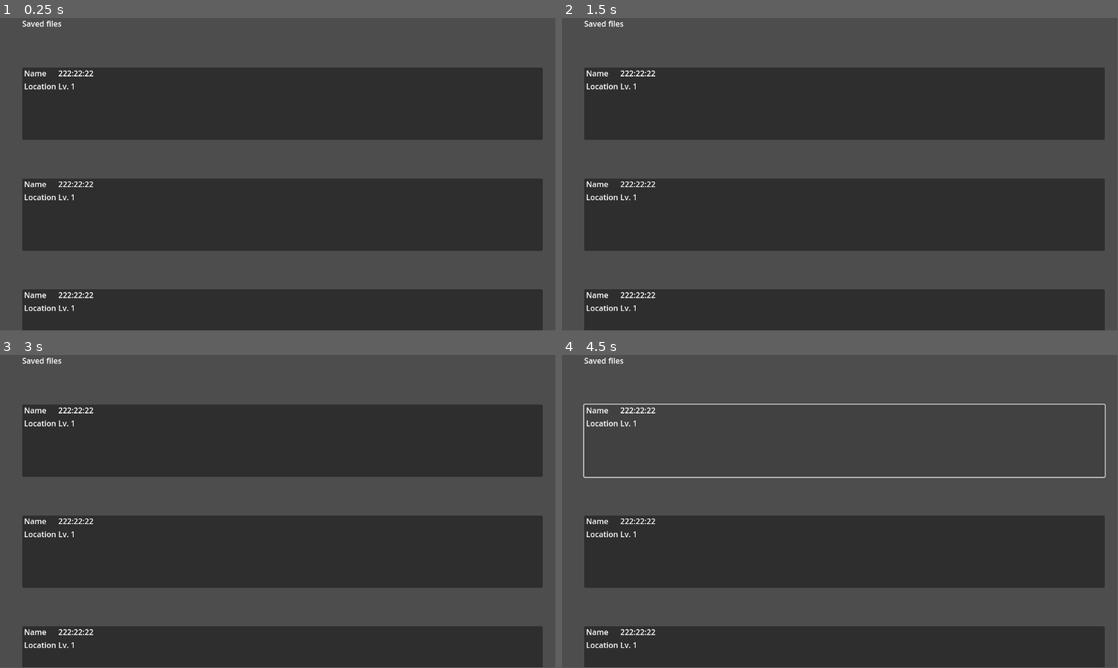
Above: before the commit, frames 1-4 (two rows, left to right).
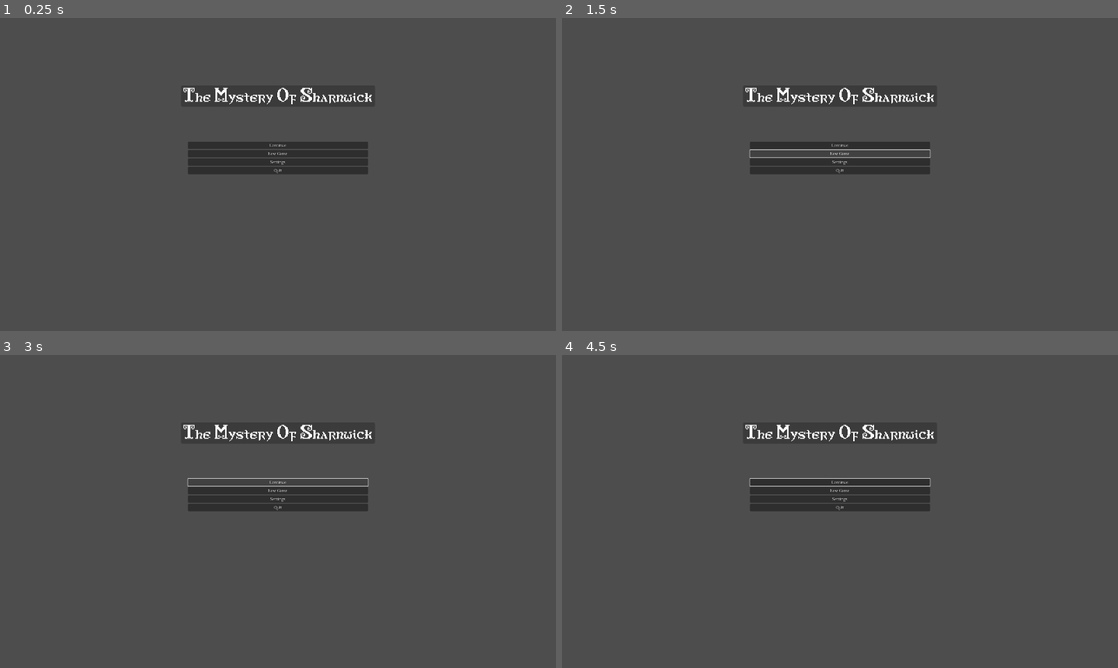
Above: after the commit, the same moments.

Repository: mbaeta8/TheMysteryOfSharnwick_Joc
Game: Godot game, scene res://UI/MainMenu.tscn
Same seed, same stepped clock (60 frames per second), same inputs: the game is played once before the commit and once after it. The project has no main scene, so this scene is started directly.
Inputs (mouse positions are in pixels of both pictures, inside the frame that each line leads up to):
- Up to frame 1 (0.25 s): no input
- Up to frame 2 (1.5 s): click (840, 161) at 0.5 s, where only the run after the commit has a clickable "Settings"; click (840, 152) at 1.25 s, where only the run after the commit has a clickable "New Game"
- Up to frame 3 (3 s): click (278, 489) at 2 s, where only the run after the commit has a clickable "New Game"; click (278, 483) at 2.75 s, where only the run after the commit has a clickable "Continue"
- Up to frame 4 (4.5 s): click (840, 483) at 3.5 s, where only the run after the commit has a clickable "Continue"; click (845, 439) at 4.27 s
In our replay, the window is 799x449 before the commit and 800x450 after it. These sizes can differ from the game's own. Grey fills any space a smaller window leaves; there, only what the larger window draws over its background counts as a difference.

The runs differ from the first frame. In frame 1, 56% of the frame differs, in the area x 4-98%, y 0-100%; in frame 2, 55%; in frame 3, 55%; in frame 4, 38%.

Commit message:
Font/Menu

Diff:
--- a/UI/MainMenu.tscn
+++ b/UI/MainMenu.tscn
@@ -1,15 +1,34 @@
-[gd_scene load_steps=2 format=3 uid="uid://tr15rwosywfi"]
+[gd_scene load_steps=7 format=3 uid="uid://tr15rwosywfi"]
 
 [ext_resource type="PackedScene" path="res://UI/SaveGameButton.tscn" id="1"]
+[ext_resource type="FontFile" uid="uid://rg5dsg648q6u" path="res://Assets/Fonts/antiquity-print.ttf" id="1_bsx4t"]
+[ext_resource type="Script" path="res://UI/main_menu.gd" id="1_gk50g"]
+[ext_resource type="FontFile" uid="uid://c3vchd5158hq2" path="res://Assets/Fonts/Beholden-Regular.ttf" id="2_i8pms"]
+
+[sub_resource type="Theme" id="Theme_u8vvl"]
+default_font = ExtResource("2_i8pms")
+Label/font_sizes/font_size = 39
+Label/fonts/font = ExtResource("1_bsx4t")
+
+[sub_resource type="StyleBoxFlat" id="StyleBoxFlat_gpcd8"]
+bg_color = Color(0, 0, 0, 0.223529)
+corner_radius_top_left = 5
+corner_radius_top_right = 5
+corner_radius_bottom_right = 5
+corner_radius_bottom_left = 5
+expand_margin_left = 8.0
+expand_margin_top = 8.0
+expand_margin_right = 8.0
+expand_margin_bottom = 8.0
 
 [node name="MainMenu" type="CanvasLayer"]
+script = ExtResource("1_gk50g")
 
 [node name="TextureRect" type="TextureRect" parent="."]
 offset_right = 40.0
 offset_bottom = 40.0
 
 [node name="StartMenu" type="Control" parent="."]
-visible = false
 layout_mode = 3
 anchors_preset = 8
 anchor_left = 0.5
@@ -22,15 +41,18 @@
 offset_bottom = 299.0
 grow_horizontal = 2
 grow_vertical = 2
+theme = SubResource("Theme_u8vvl")
 
 [node name="Label" type="Label" parent="StartMenu"]
-layout_mode = 0
+layout_mode = 1
+anchors_preset = 5
 anchor_left = 0.5
 anchor_right = 0.5
-offset_left = -311.0
-offset_top = 31.0
-offset_right = 311.0
-offset_bottom = 45.0
+offset_left = -327.0
+offset_right = 327.0
+offset_bottom = 57.0
+grow_horizontal = 2
+theme_override_styles/normal = SubResource("StyleBoxFlat_gpcd8")
 text = "The Mystery Of Sharnwick"
 horizontal_alignment = 1
 
@@ -61,6 +83,7 @@
 text = "Quit"
 
 [node name="ContinueMenu" type="Control" parent="."]
+visible = false
 layout_mode = 3
 anchors_preset = 15
 anchor_right = 1.0
@@ -179,3 +202,6 @@
 offset_right = 12.0
 offset_bottom = 20.0
 text = "Confirm"
+
+[connection signal="pressed" from="StartMenu/VBoxContainer/ButtonSettings" to="." method="_on_button_settings_pressed"]
+[connection signal="pressed" from="StartMenu/VBoxContainer/ButtonQuit" to="." method="_on_button_quit_pressed"]
--- a/UI/SettingsMenu.tscn
+++ b/UI/SettingsMenu.tscn
@@ -1,10 +1,18 @@
-[gd_scene format=3 uid="uid://n8dr4utlpnho"]
+[gd_scene load_steps=4 format=3 uid="uid://n8dr4utlpnho"]
+
+[ext_resource type="FontFile" uid="uid://c3vchd5158hq2" path="res://Assets/Fonts/Beholden-Regular.ttf" id="1_h6t0w"]
+[ext_resource type="Script" path="res://UI/settings_menu.gd" id="2_cs1ox"]
+
+[sub_resource type="Theme" id="Theme_787wr"]
+default_font = ExtResource("1_h6t0w")
 
 [node name="SettingsMenu" type="Control"]
 layout_mode = 3
 anchors_preset = 0
 offset_right = 1920.0
 offset_bottom = 1080.0
+theme = SubResource("Theme_787wr")
+script = ExtResource("2_cs1ox")
 
 [node name="VBoxContainer" type="VBoxContainer" parent="."]
 layout_mode = 0
--- /dev/null
+++ b/UI/main_menu.gd
@@ -0,0 +1,23 @@
+extends CanvasLayer
+
+
+# Called when the node enters the scene tree for the first time.
+func _ready() -> void:
+	pass # Replace with function body.
+
+
+# Called every frame. 'delta' is the elapsed time since the previous frame.
+func _process(_delta: float) -> void:
+	pass
+
+
+func _on_button_quit_pressed() -> void:
+	get_tree().quit()
+
+
+func _on_button_settings_pressed() -> void:
+	#$StartMenu.visible = false
+	#$ContinueMenu.visible = true
+	#get_tree().root.content_scale_factor = 0.5
+	get_tree().root.size.x = 960
+	get_tree().root.size.y = 540
--- /dev/null
+++ b/UI/settings_menu.gd
@@ -0,0 +1,11 @@
+extends Control
+
+
+# Called when the node enters the scene tree for the first time.
+func _ready() -> void:
+	pass # Replace with function body.
+
+
+# Called every frame. 'delta' is the elapsed time since the previous frame.
+func _process(_delta: float) -> void:
+	pass
--- a/project.godot
+++ b/project.godot
@@ -16,8 +16,11 @@
 
 [display]
 
+window/size/viewport_width=1920
+window/size/viewport_height=1080
 window/size/resizable=false
 window/size/borderless=true
+window/stretch/mode="viewport"
 
 [gui]
 
Binary file added: Assets/Fonts/Beholden-Bold-Italic.ttf
Not shown, added: Assets/Fonts/Beholden-Bold-Italic.ttf.import
Binary file added: Assets/Fonts/Beholden-Bold.ttf
Not shown, added: Assets/Fonts/Beholden-Bold.ttf.import
Binary file added: Assets/Fonts/Beholden-Italic.ttf
Not shown, added: Assets/Fonts/Beholden-Italic.ttf.import
Binary file added: Assets/Fonts/Beholden-Medium-Italic.ttf
Not shown, added: Assets/Fonts/Beholden-Medium-Italic.ttf.import
Binary file added: Assets/Fonts/Beholden-Medium.ttf
Not shown, added: Assets/Fonts/Beholden-Medium.ttf.import
Binary file added: Assets/Fonts/Beholden-Regular.ttf
Not shown, added: Assets/Fonts/Beholden-Regular.ttf.import
(and 3 more such lines)
